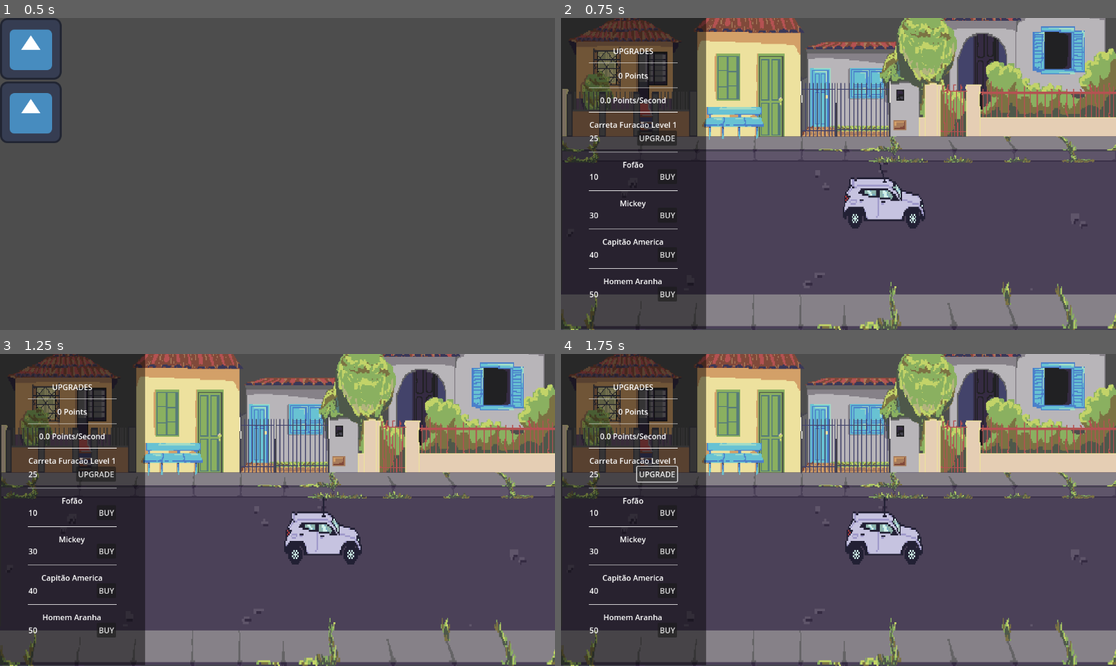
Above: before the commit, frames 1-4 (two rows, left to right).
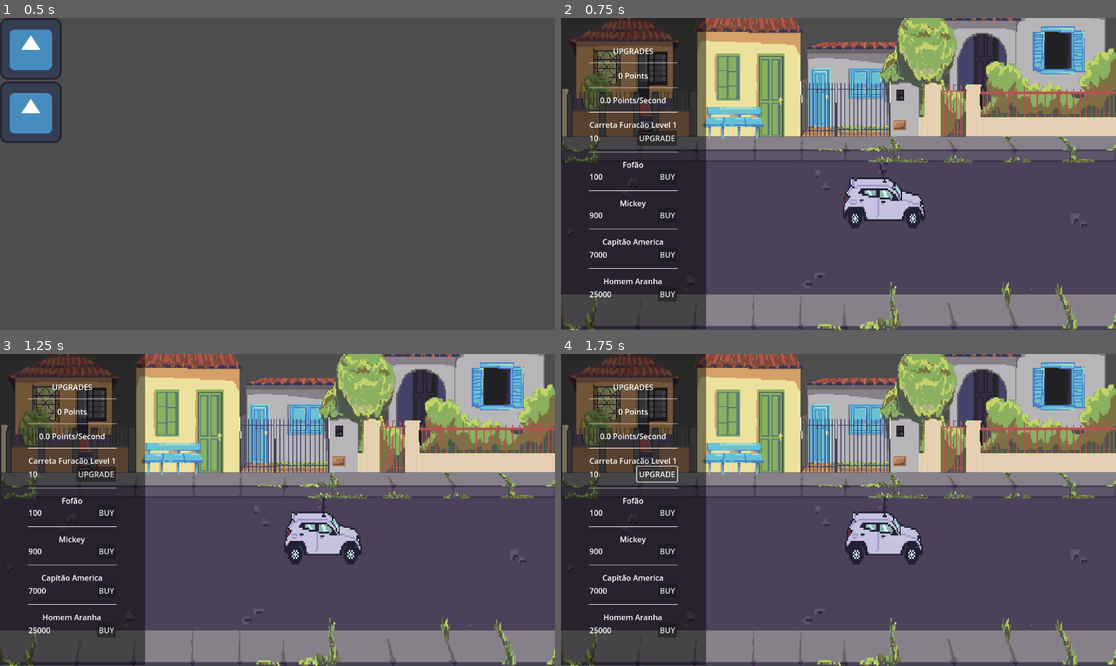
Above: after the commit, the same moments.

Repository: hhsoares/fofaoclicks
Game: Godot game, scene res://scenes/menu.tscn
Same seed, same stepped clock (60 frames per second), same inputs: the game is played once before the commit and once after it. The engine's default icon, where the game draws it, is replaced by a stand-in: a white triangle on a blue panel in a dark square.
Inputs (mouse positions are in pixels of both pictures, inside the frame that each line leads up to):
- Up to frame 1 (0.5 s): no input
- Up to frame 2 (0.75 s): click (705, 49) at 0.5 s
- Up to frame 3 (1.25 s): no input
- Up to frame 4 (1.75 s): click "UPGRADE" at 1.25 s

Frame 1 is identical in both runs. In frame 2, 0.1% of the frame differs, in the area x 5-10%, y 37-90%; in frame 3, 0.1%; in frame 4, 0.1%.

Commit message:
improved balancing

Diff:
--- a/scripts/main.gd
+++ b/scripts/main.gd
@@ -24,14 +24,25 @@
 @onready var ha: Node2D = $HomemAranha
 
 # Base costs (level 0 -> 1)
-const FOFAO_BASE_COST := 10
-const TRUCK_BASE_COST := 20
-const MICKEY_BASE_COST := 30
-const CA_BASE_COST := 40
-const HA_BASE_COST := 50
+const FOFAO_BASE_COST := 100
+const TRUCK_BASE_COST := 8
+const MICKEY_BASE_COST := 900
+const CA_BASE_COST := 7000
+const HA_BASE_COST := 25000
 
-# Cost growth per purchase: cost = ceil(base * (multiplier ^ level))
+# Exponential cost growth per purchase
 const COST_MULTIPLIER := 1.25
+
+# Gain scaling: every 5 levels, gains are multiplied by 1.25
+const LEVEL_STEP := 5
+const POWER_MULTIPLIER := 1.25
+
+# Base gains (before scaling)
+const FOFAO_BASE_PPS_GAIN := 5.0
+const MICKEY_BASE_PPS_GAIN := 25.0
+const CA_BASE_PPS_GAIN := 140.0
+const HA_BASE_PPS_GAIN := 1000.0
+const TRUCK_BASE_PPC_GAIN := 0.34
 
 var truck_level := 1
 var fofao_level := 0
@@ -54,8 +65,11 @@
 	points_label.text = "%d Points" % int(Global.points)
 
 func get_upgrade_cost(base_cost: int, level: int) -> int:
-	# level is current level; buying next one increases cost based on current level
 	return int(ceil(base_cost * pow(COST_MULTIPLIER, level)))
+
+func scaled_gain(base_gain: float, level: int) -> float:
+	var tier := level / LEVEL_STEP # integer division
+	return base_gain * pow(POWER_MULTIPLIER, tier)
 
 func update_cost_labels() -> void:
 	truck_cost.text = "%d" % get_upgrade_cost(TRUCK_BASE_COST, truck_level)
@@ -72,8 +86,7 @@
 		return
 
 	Global.points -= cost
-	Global.points_per_second += 1.0
-	Global.points_per_click += 1.0
+	Global.points_per_second += scaled_gain(FOFAO_BASE_PPS_GAIN, fofao_level)
 
 	fofao.visible = true
 	fofao.get_node("AnimatedSprite2D").play("fofao")
@@ -93,8 +106,7 @@
 		return
 
 	Global.points -= cost
-	Global.points_per_second += 1.0
-	Global.points_per_click += 1.0
+	Global.points_per_click += scaled_gain(TRUCK_BASE_PPC_GAIN, truck_level)
 
 	truck_level += 1
 	truck_label.text = "Carreta Furacão Level %d" % truck_level
@@ -110,8 +122,7 @@
 		return
 
 	Global.points -= cost
-	Global.points_per_second += 1.0
-	Global.points_per_click += 1.0
+	Global.points_per_second += scaled_gain(MICKEY_BASE_PPS_GAIN, mickey_level)
 
 	mickey.visible = true
 	mickey.get_node("AnimatedSprite2D").play("mickey")
@@ -125,7 +136,6 @@
 	update_points_label()
 	update_cost_labels()
 
-
 func _on_ca_button_pressed() -> void:
 	var was_first_buy := (ca_level == 0)
 
@@ -134,8 +144,7 @@
 		return
 
 	Global.points -= cost
-	Global.points_per_second += 1.0
-	Global.points_per_click += 1.0
+	Global.points_per_second += scaled_gain(CA_BASE_PPS_GAIN, ca_level)
 
 	ca.visible = true
 	ca.get_node("AnimatedSprite2D").play("ca")
@@ -149,7 +158,6 @@
 	update_points_label()
 	update_cost_labels()
 
-
 func _on_ha_button_pressed() -> void:
 	var was_first_buy := (ha_level == 0)
 
@@ -158,8 +166,7 @@
 		return
 
 	Global.points -= cost
-	Global.points_per_second += 1.0
-	Global.points_per_click += 1.0
+	Global.points_per_second += scaled_gain(HA_BASE_PPS_GAIN, ha_level)
 
 	ha.visible = true
 	ha.get_node("AnimatedSprite2D").play("miranha")
